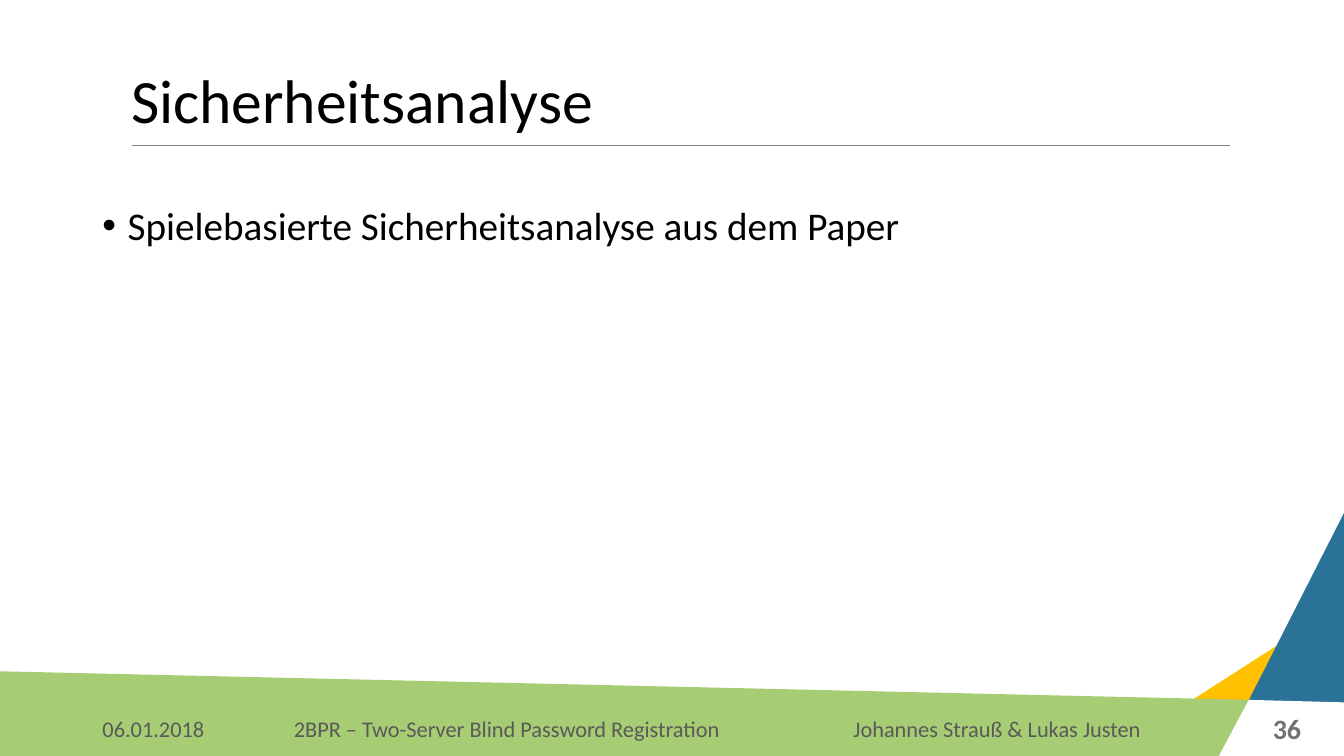
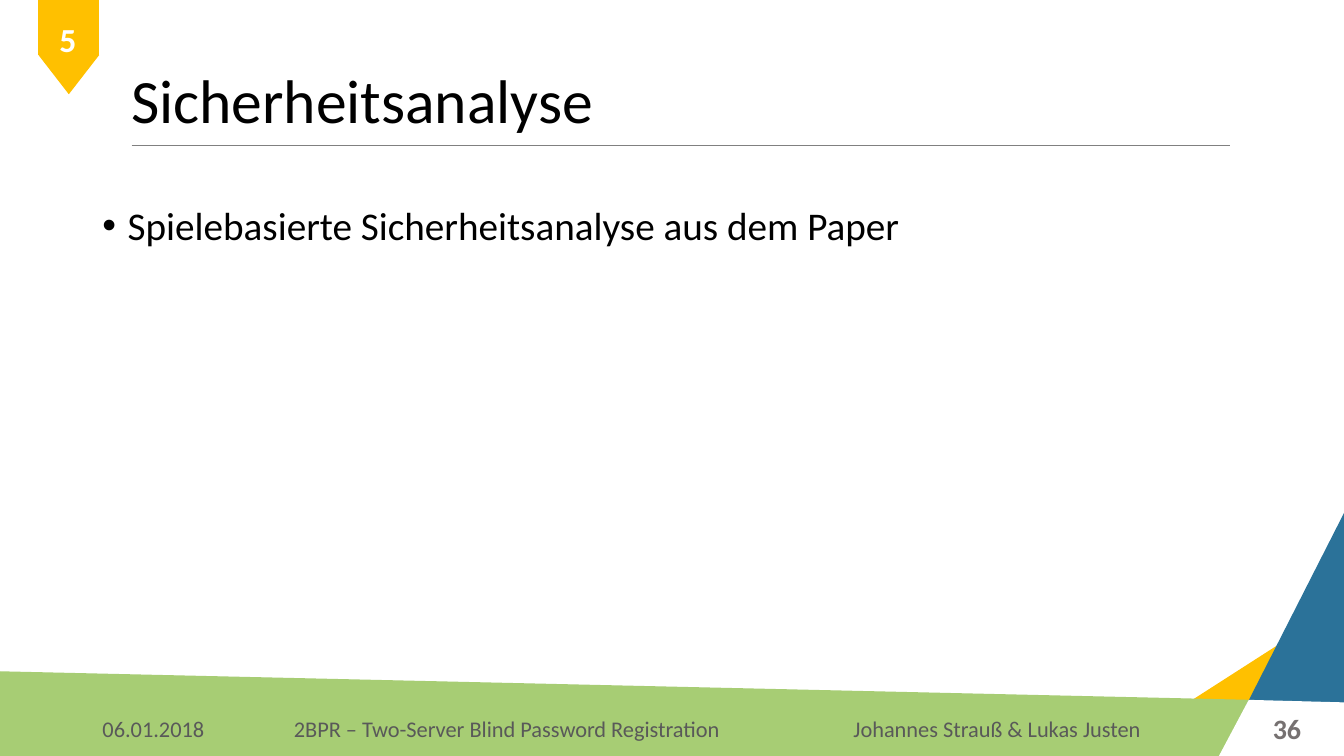
Before and after one commit to Lukas-Justen/IT-Security-2BPR, a slide deck: slide 36 of 2BPR.pptx. Drawn at 1344x756 pixels with LibreOffice and Linux fonts; fonts in the diff are those of the drawing; background and template pictures are left out. Boxes give left, top, right and bottom in pixels: in the first picture for what was removed or moved away, otherwise in the second. Text is boxed around its words. In the diff, an @@ line names an element or a change of style, - is before the commit and + after.

```diff
--- a/2BPR.pptx
+++ b/2BPR.pptx
@@ rectangle added at <box>39,0,99,54</box>, fill #FFC000, outline #FFC000 1 pt @@
@@ triangle added at <box>40,56,98,94</box>, fill #FFC000, outline #FFC000 1 pt @@
@@ text added at <box>59,30,76,53</box>, 24 pt, text #FFFFFF, bold @@
+5
```
Also in this commit, not shown: 38 other slides changed, 1 other file.
